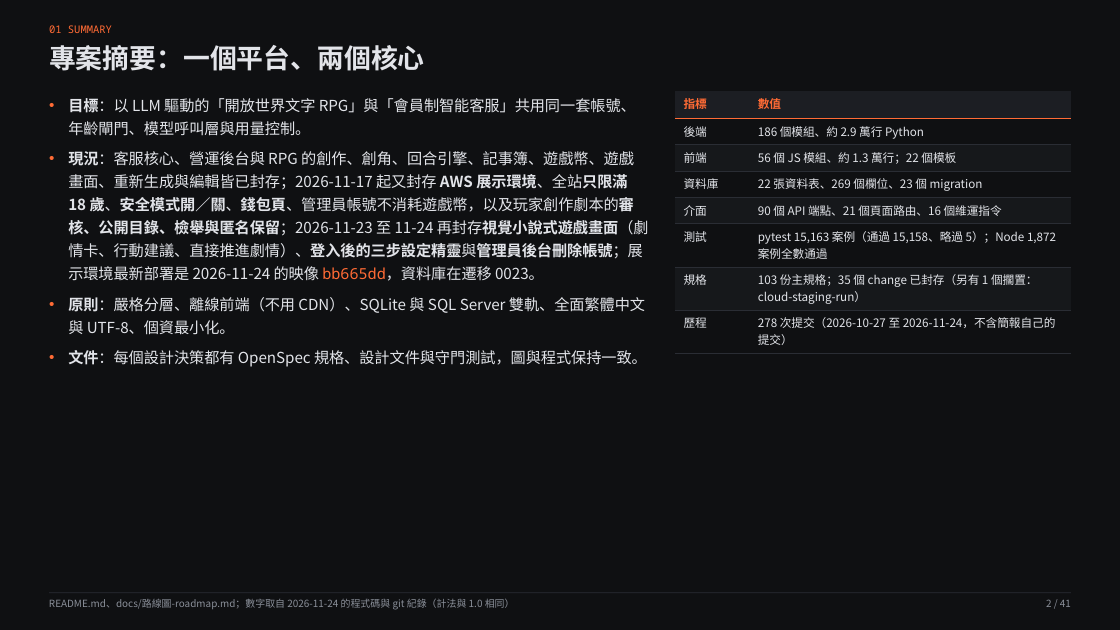
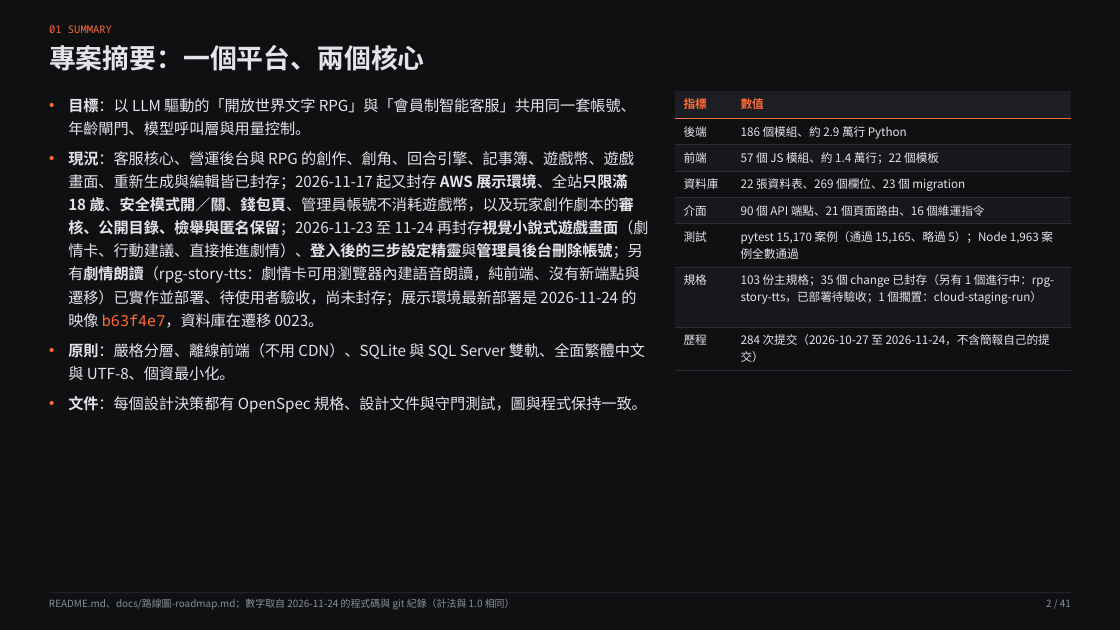
Before and after one commit to pp466pp466/R.A.C, a slide deck: slide 2 of docs/2.1簡報.pptx. Drawn at 1120x630 pixels with LibreOffice and Linux fonts; fonts in the diff are those of the drawing. Boxes give left, top, right and bottom in pixels: in the first picture for what was removed or moved away, otherwise in the second. Text is boxed around its words. In the diff, an @@ line names an element or a change of style, - is before the commit and + after.

```diff
--- a/docs/2.1簡報.pptx
+++ b/docs/2.1簡報.pptx
@@ table at (x1=675, y1=91, x2=1071, y2=370) @@
-row 3, column 2: 56 個 JS 模組、約 1.3 萬行；22 個模板
+row 3, column 2: 57 個 JS 模組、約 1.4 萬行；22 個模板
-row 6, column 2: pytest 15,163 案例（通過 15,158、略過 5）；Node 1,872 案例全數通過
+row 6, column 2: pytest 15,170 案例（通過 15,165、略過 5）；Node 1,963 案例全數通過
-row 7, column 2: 103 份主規格；35 個 change 已封存（另有 1 個擱置：cloud-staging-run）
+row 7, column 2: 103 份主規格；35 個 change 已封存（另有 1 個進行中：rpg-story-tts，已部署待驗收；1 個擱置：cloud-staging-run）
-row 8, column 2: 278 次提交（2026-10-27 至 2026-11-24，不含簡報自己的提交）
+row 8, column 2: 284 次提交（2026-10-27 至 2026-11-24，不含簡報自己的提交）
@@ text at (x1=68, y1=151, x2=649, y2=328): text changed @@
-• 現況：客服核心、營運後台與 RPG 的創作、創角、回合引擎、記事簿、遊戲幣、遊戲畫面、重新生成與編輯皆已封存；2026-11-17 起又封存 AWS 展示環境、全站只限滿 18 歲、安全模式開／關、錢包頁、管理員帳號不消耗遊戲幣，以及玩家創作劇本的審核、公開目錄、檢舉與匿名保留；2026-11-23 至 11-24 再封存視覺小說式遊戲畫面（劇情卡、行動建議、直接推進劇情）、登入後的三步設定精靈與管理員後台刪除帳號；展示環境最新部署是 2026-11-24 的映像 bb665dd，資料庫在遷移 0023。
+• 現況：客服核心、營運後台與 RPG 的創作、創角、回合引擎、記事簿、遊戲幣、遊戲畫面、重新生成與編輯皆已封存；2026-11-17 起又封存 AWS 展示環境、全站只限滿 18 歲、安全模式開／關、錢包頁、管理員帳號不消耗遊戲幣，以及玩家創作劇本的審核、公開目錄、檢舉與匿名保留；2026-11-23 至 11-24 再封存視覺小說式遊戲畫面（劇情卡、行動建議、直接推進劇情）、登入後的三步設定精靈與管理員後台刪除帳號；另有劇情朗讀（rpg-story-tts：劇情卡可用瀏覽器內建語音朗讀，純前端、沒有新端點與遷移）已實作並部署、待使用者驗收，尚未封存；展示環境最新部署是 2026-11-24 的映像 b63f4e7，資料庫在遷移 0023。
```
Also in this commit, not shown: 8 other slides changed, 9 other files.
